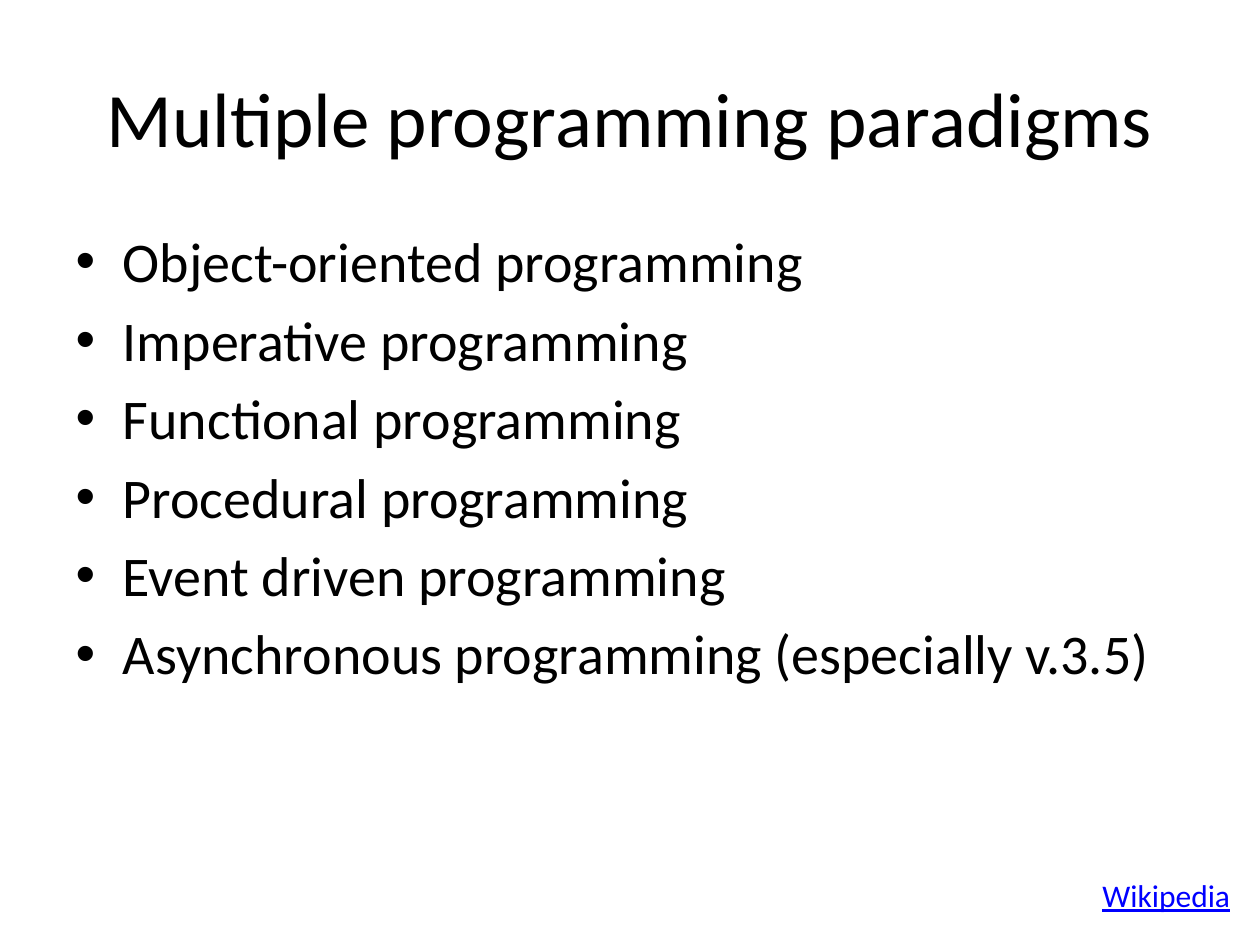
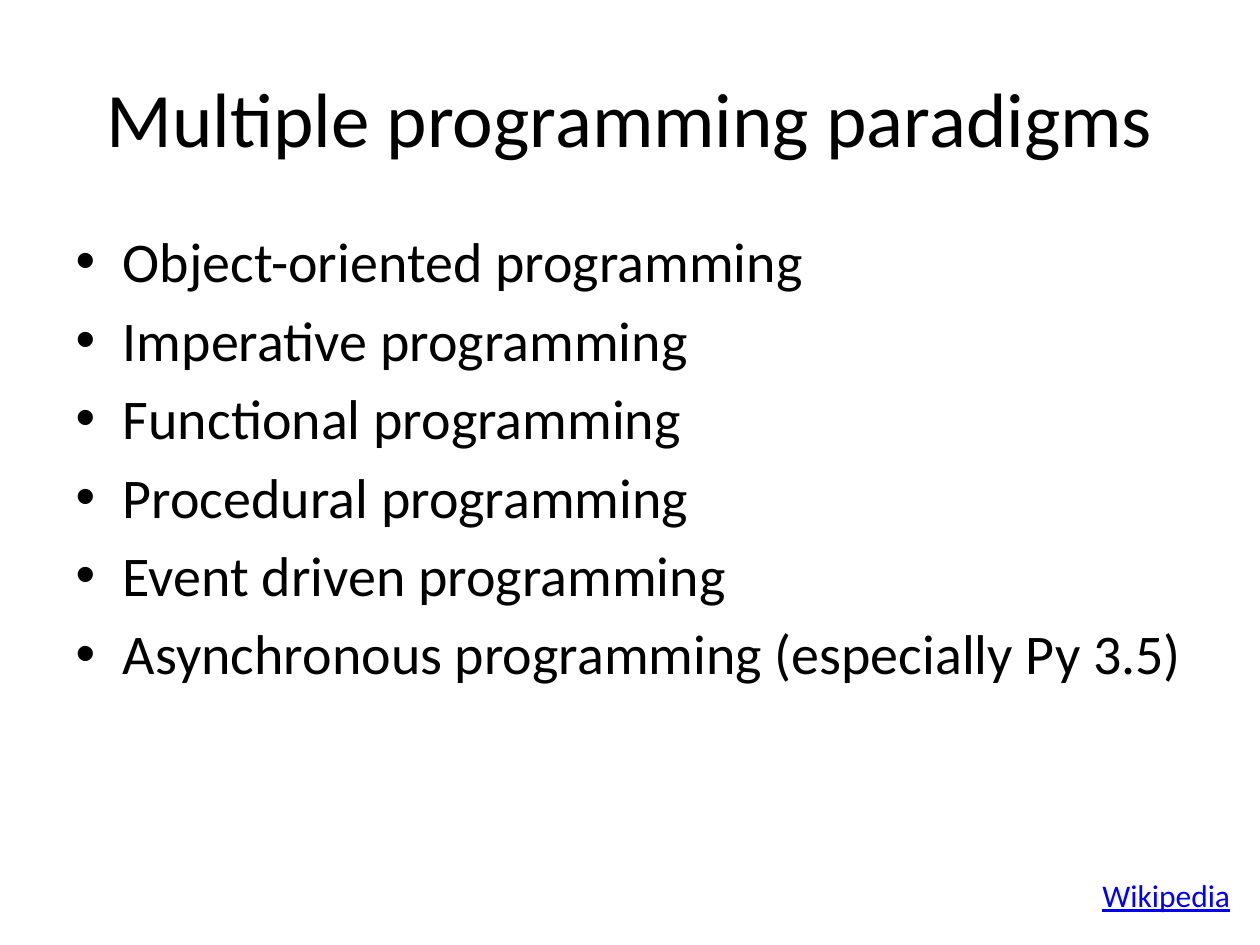
Before and after one commit to yoavram/Py4Eng, a slide deck: slide 5 of docs/Introduction to Python.pptx. Drawn at 1260x945 pixels with LibreOffice and Linux fonts; fonts in the diff are those of the drawing. Boxes give left, top, right and bottom in pixels: in the first picture for what was removed or moved away, otherwise in the second. Text is boxed around its words. In the diff, an @@ line names an element or a change of style, - is before the commit and + after.

```diff
--- a/docs/Introduction to Python.pptx
+++ b/docs/Introduction to Python.pptx
@@ text at (123,633,1181,684): text changed @@
-• Asynchronous programming (especially v.3.5)
+• Asynchronous programming (especially Py 3.5)
```
Also in this commit, not shown: 15 other slides changed, 3 slides added, 2 slides removed.
